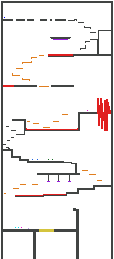
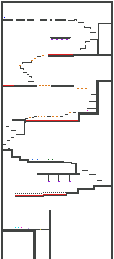
Two versions of the same layered image (114 x 259). Layer-by-layer changes:
painted on "Level 4 correto" over [3, 23, 111, 259]
